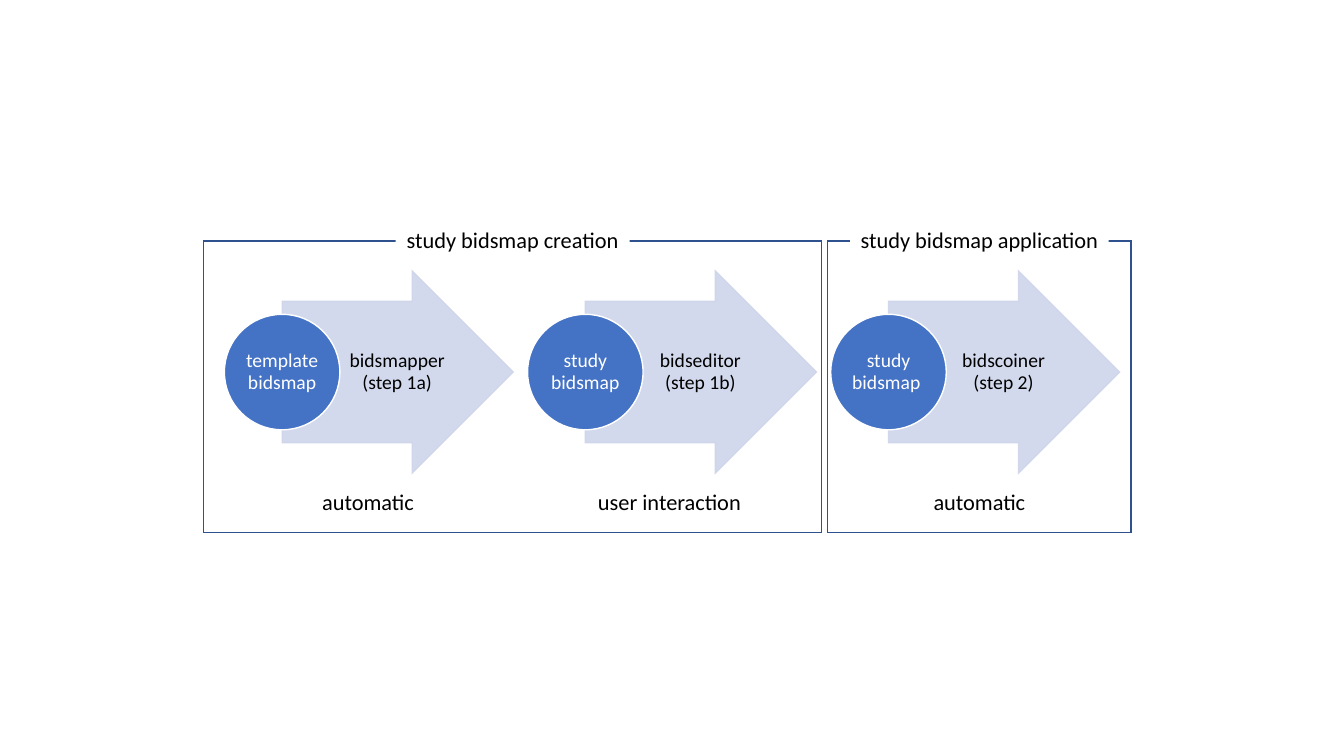
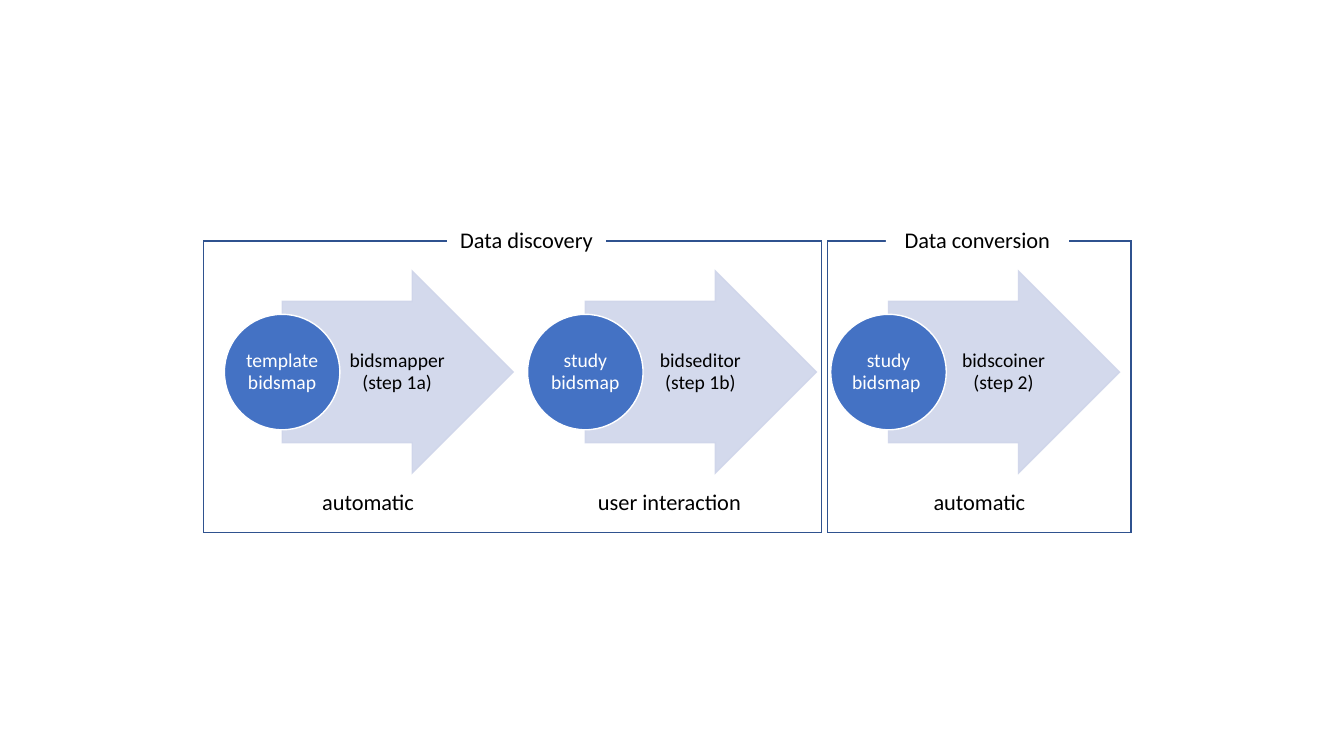
Before and after one commit to Donders-Institute/bidscoin, a slide deck: slide 1 of docs/_static/bidsmap_flow.odp. Drawn at 1344x756 pixels with LibreOffice and Linux fonts; fonts in the diff are those of the drawing. Boxes give left, top, right and bottom in pixels: in the first picture for what was removed or moved away, otherwise in the second. Text is boxed around its words. In the diff, an @@ line names an element or a change of style, - is before the commit and + after.

Commit message:
Major docs update/refactoring (e.g. editing of events data)

```diff
--- a/docs/_static/bidsmap_flow.odp
+++ b/docs/_static/bidsmap_flow.odp
@@ text removed at [407, 232, 619, 252] @@
-study bidsmap creation
@@ text added at [460, 232, 592, 252], 16 pt, text #000000 @@
+Data discovery
@@ text removed at [861, 232, 1098, 252] @@
-study bidsmap application
@@ text added at [905, 232, 1050, 248], 16 pt, text #000000 @@
+Data conversion
```
Also in this commit, not shown: 50 other files.
